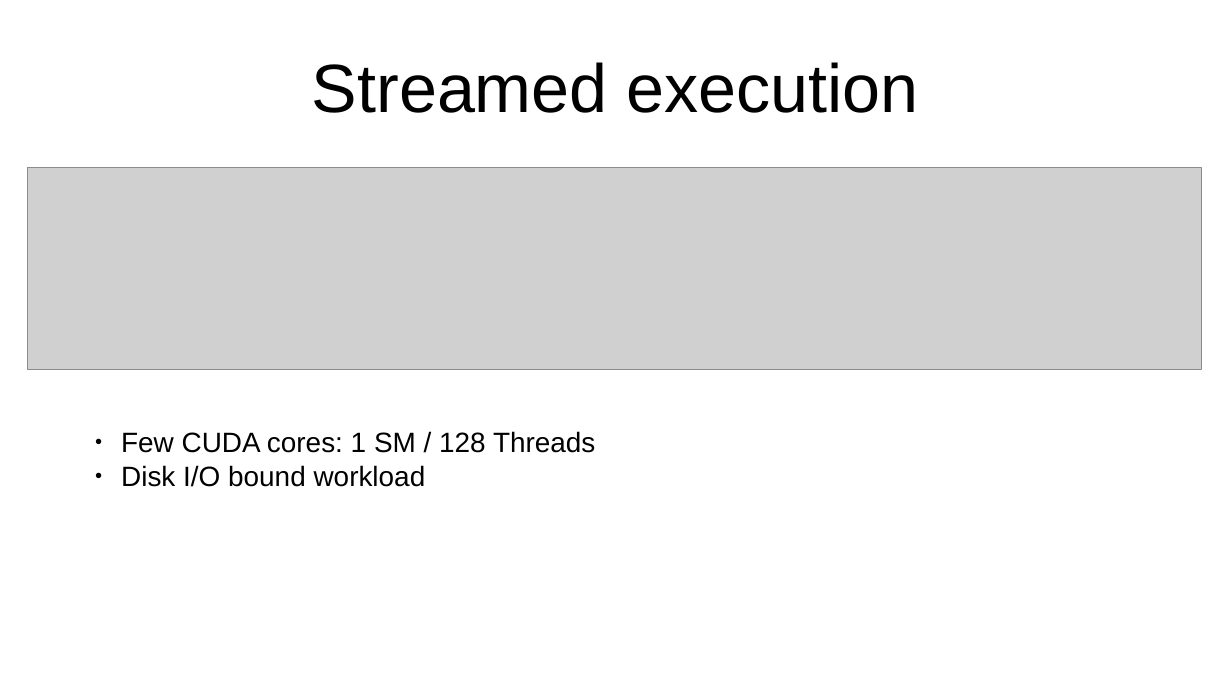
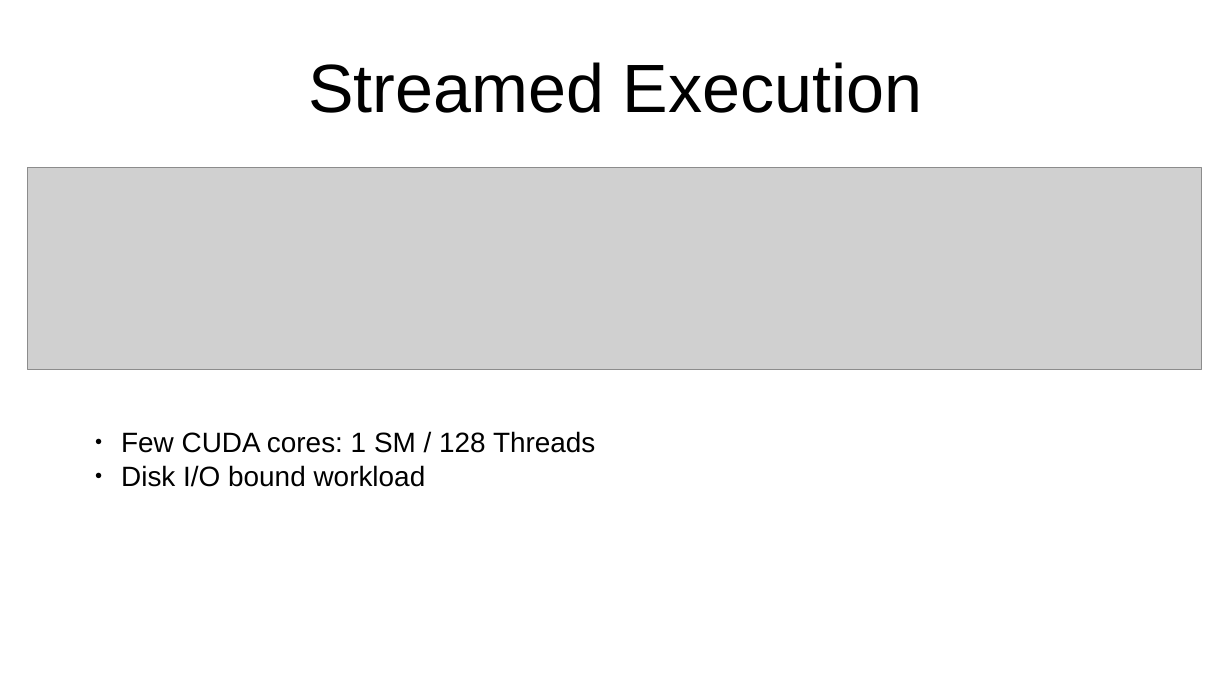
Before and after one commit to il-pist/JPEG_cuda, a slide deck: slide 10 of nanojpeg/doc/NanoJPEG CUDA presentazione.odp. Drawn at 1232x693 pixels with LibreOffice and Linux fonts; fonts in the diff are those of the drawing; grey boxes stand for pictures. Boxes give left, top, right and bottom in pixels: in the first picture for what was removed or moved away, otherwise in the second. Text is boxed around its words. In the diff, an @@ line names an element or a change of style, - is before the commit and + after.

```diff
--- a/nanojpeg/doc/NanoJPEG CUDA presentazione.odp
+++ b/nanojpeg/doc/NanoJPEG CUDA presentazione.odp
@@ title at bbox=[308, 62, 923, 113]: text changed @@
-Streamed execution
+Streamed Execution
```
Also in this commit, not shown: 6 other slides changed, 1 slide added, 1 other file.
